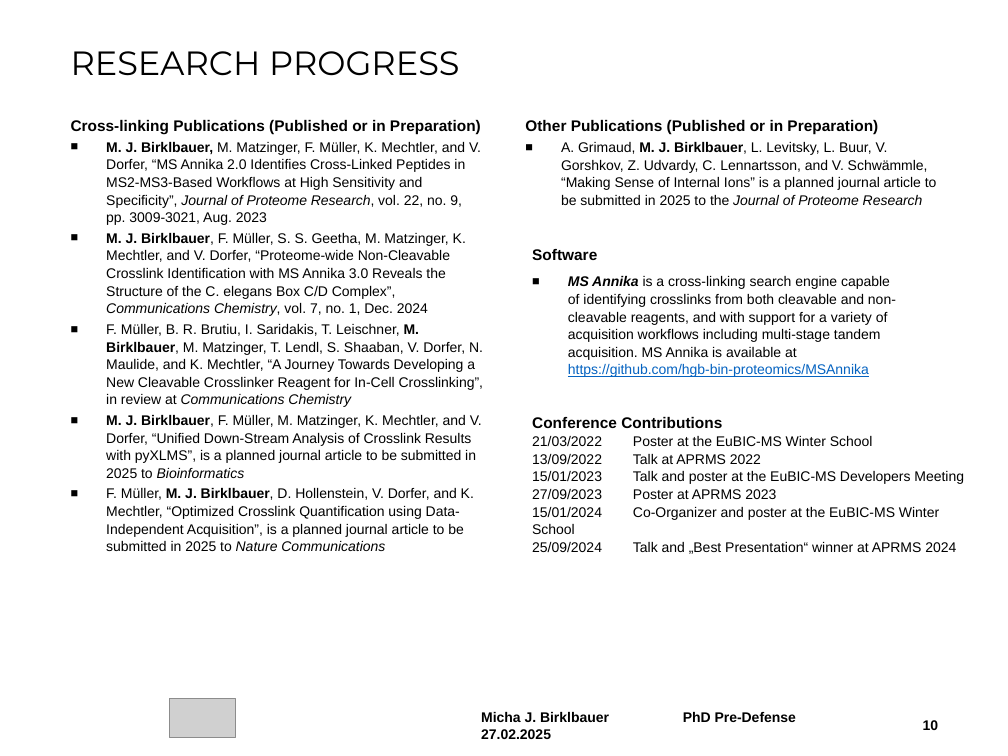
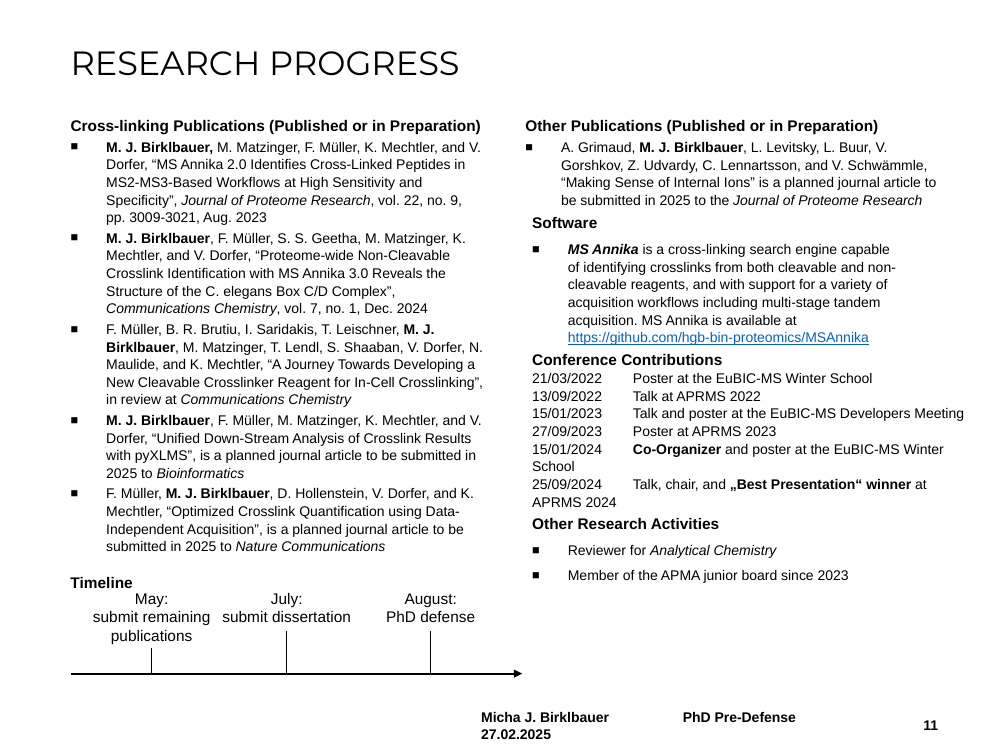
Before and after one commit to michabirklbauer/dissertation, a slide deck: slide 11 of pre-defense/presentation/Pre-defense.pptx (slide 10 before the commit). Drawn at 1008x756 pixels with LibreOffice and Linux fonts; fonts in the diff are those of the drawing; grey boxes stand for pictures; background and template pictures are left out. Boxes give left, top, right and bottom in pixels: in the first picture for what was removed or moved away, otherwise in the second. Text is boxed around its words. In the diff, an @@ line names an element or a change of style, - is before the commit and + after.

Commit message:
update presentation

```diff
--- a/pre-defense/presentation/Pre-defense.pptx
+++ b/pre-defense/presentation/Pre-defense.pptx
@@ text "Software" moved from (x1=532, y1=249, x2=896, y2=377) to (x1=532, y1=217, x2=896, y2=345) @@
@@ text at (x1=106, y1=324, x2=483, y2=407): text changed @@
-■ F. Müller, B. R. Brutiu, I. Saridakis, T. Leischner, M. Birklbauer, M. Matzinger, T. Lendl, S. Shaaban, V. Dorfer, N. Maulide, and K. Mechtler, “A Journey Towards Developing a New Cleavable Crosslinker Reagent for In-Cell Crosslinking”, in review at Communications Chemistry
+■ F. Müller, B. R. Brutiu, I. Saridakis, T. Leischner, M. J. Birklbauer, M. Matzinger, T. Lendl, S. Shaaban, V. Dorfer, N. Maulide, and K. Mechtler, “A Journey Towards Developing a New Cleavable Crosslinker Reagent for In-Cell Crosslinking”, in review at Communications Chemistry
@@ text "Conference Contributions" moved from (x1=532, y1=417, x2=964, y2=554) to (x1=532, y1=354, x2=964, y2=492) @@
@@ text at (x1=633, y1=444, x2=944, y2=457): bold on in "Co-Organizer" @@
@@ text at (x1=633, y1=479, x2=927, y2=492): text changed @@
-25/09/2024 Talk and „Best Presentation“ winner at APRMS 2024
+25/09/2024 Talk, chair, and „Best Presentation“ winner at APRMS 2024
@@ text added at (x1=532, y1=518, x2=849, y2=583), 10 pt, text #000000 @@
+Other Research Activities
+■ Reviewer for Analytical Chemistry
+■ Member of the APMA junior board since 2023
@@ text added at (x1=70, y1=577, x2=132, y2=588), 11 pt, text #000000, bold @@
+Timeline
@@ text added at (x1=93, y1=593, x2=211, y2=644), 11 pt, text #000000 @@
+May:
+submit remaining publications
@@ text added at (x1=222, y1=593, x2=351, y2=622), 11 pt, text #000000 @@
+July:
+submit dissertation
@@ text added at (x1=386, y1=593, x2=475, y2=622), 11 pt, text #000000 @@
+August:
+PhD defense
@@ line added from (152, 673) to (152, 648), #000000 0.5 pt @@
@@ line added from (287, 673) to (287, 631), #000000 0.5 pt @@
@@ line added from (430, 673) to (430, 631), #000000 0.5 pt @@
@@ arrow added from (71, 673) to (522, 673), #000000 1.5 pt @@
@@ picture removed at (x1=169, y1=699, x2=235, y2=739) @@
@@ page number at (x1=923, y1=720, x2=938, y2=730): text changed @@
-10
+11
```
Also in this commit, not shown: 9 other slides changed, 1 slide added, 1 other file.
